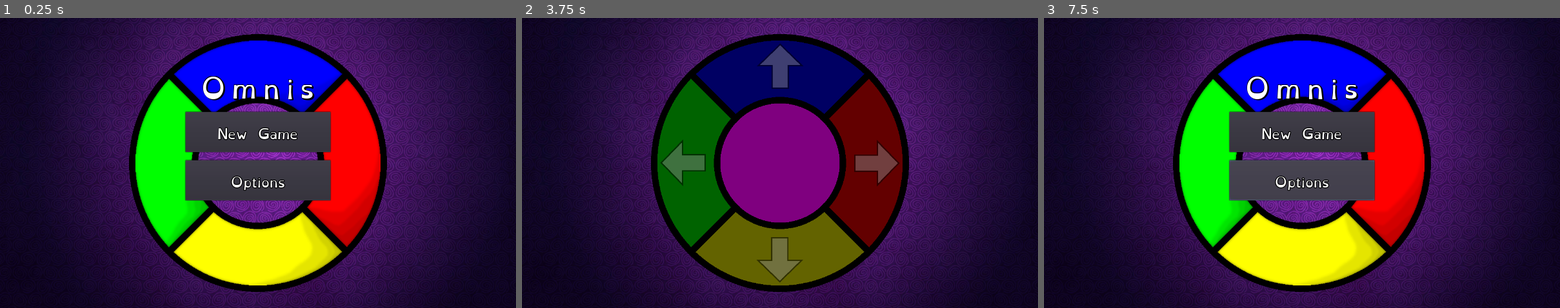
Above: before the commit, frames 1-3 (left to right).
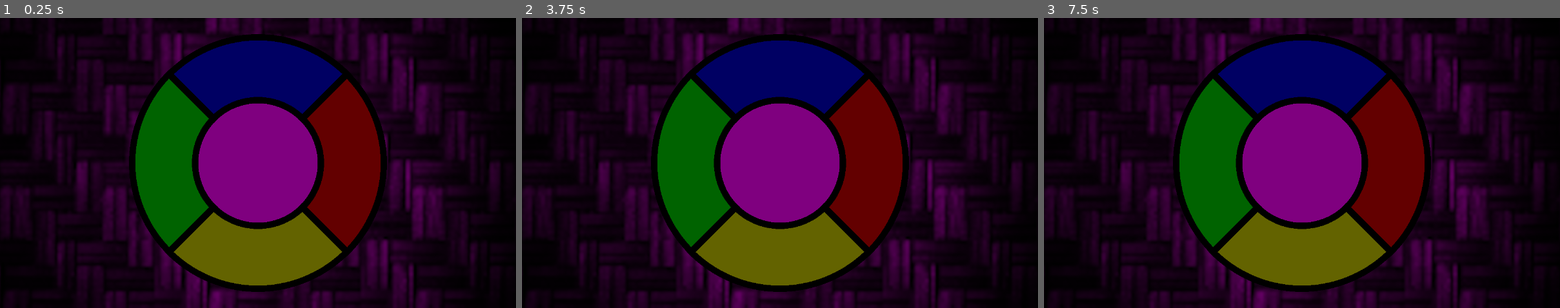
Above: after the commit, the same moments.

Repository: n-c0de-r/Omnis
Game: Godot game, scene res://scenes/InputScreen.tscn
Same seed, same stepped clock (60 frames per second), same inputs: the game is played once before the commit and once after it. Before the commit the project starts from res://scenes/TitleScreen.tscn.
Inputs (mouse positions are in pixels of both pictures, inside the frame that each line leads up to):
- Up to frame 1 (0.25 s): no input
- Up to frame 2 (3.75 s): click (780, 78) at 0.52 s; click (862, 163) at 1.27 s; click (780, 247) at 2.02 s; click (697, 163) at 2.77 s; click (780, 131) at 3.5 s, where only the run before the commit has a clickable "New Game"
- Up to frame 3 (7.5 s): click (1302, 78) at 4.25 s; click (1302, 131) at 5 s, where only the run before the commit has a clickable "New Game"; click (1384, 163) at 5.75 s; click (1302, 247) at 6.5 s; click (1302, 163) at 7.27 s

The runs differ from the first frame. In frame 1, 81% of the frame differs, in the area x 0-100%, y 0-100%; in frame 2, 53%; in frame 3, 81%.

Commit message:
First settings & Cleanup, assets change
Some code changes and reduction, but also added some basic settings choice via the same scene. All inputs should be possible via the same color button wheel.

Diff:
--- a/Global.gd
+++ b/Global.gd
@@ -1,20 +1,33 @@
 extends Node
 
 # Possible choices
-enum challanges {ROTATE, MIRROR, DOUBLE, BLIND}
+enum challanges {ROTATE, MIRROR, DOUBLE, CURVED}
 enum cues {COLOR, AUDIO, SYMBOL, SHAKE}
 enum modes {NORMAL, REVERSE, FLIP, CHAOS}
 enum sounds {INSTUMENT, SOUNDS, VOICE, ANIMAL}
+enum symbols {NONE, ARROWS, SHAPES, ANIMAL}
 
-# gaming options
+# First time running the game?
+var first_run: bool = true
+
+# gaming options and presets to start with
 var challenge: Array = [] # none
-var cue: Array = [0, 1] # color & audio preset
-var mode: int = 0 # normal oreset
+var cue: Array = [0, 1] # color & audio
+var mode: int = 0 # normal
 var sound: int = 0 # start with instruments
+var symbol: int = 0 # start without symbols
+
 # accessibility options
 var speech: bool = true
 var subtitle: bool = true
+
 # volume options
 var min_vol: int = 0
 var max_vol: int = 100
 var volume: int = 50 # range 0-100
+
+func _ready():
+	if Settings.first_run:
+		get_tree().change_scene("res://scenes/InputScreen.tscn")
+	else:
+		get_tree().change_scene("res://scenes/TitleScreen.tscn")
--- /dev/null
+++ b/Preload.tscn
@@ -0,0 +1,3 @@
+[gd_scene format=2]
+
+[node name="Preload" type="Node2D"]
--- a/assets/OpenDyslexia_32.tres
+++ b/assets/etc/OpenDyslexia_32.tres
@@ -1,9 +1,10 @@
 [gd_resource type="DynamicFont" load_steps=2 format=2]
 
-[ext_resource path="res://assets/OpenDyslexic3-Regular.ttf" type="DynamicFontData" id=1]
+[sub_resource type="DynamicFontData" id=1]
+font_path = "res://assets/etc/OpenDyslexic3-Regular.ttf"
 
 [resource]
 size = 32
 outline_size = 2
 outline_color = Color( 0, 0, 0, 1 )
-font_data = ExtResource( 1 )
+font_data = SubResource( 1 )
--- a/assets/OpenDyslexia_64.tres
+++ b/assets/etc/OpenDyslexia_64.tres
@@ -1,6 +1,6 @@
 [gd_resource type="DynamicFont" load_steps=2 format=2]
 
-[ext_resource path="res://assets/OpenDyslexic3-Regular.ttf" type="DynamicFontData" id=1]
+[ext_resource path="res://assets/etc/OpenDyslexic3-Regular.ttf" type="DynamicFontData" id=1]
 
 [resource]
 resource_local_to_scene = true
--- a/project.godot
+++ b/project.godot
@@ -11,7 +11,7 @@
 [application]
 
 config/name="Omnis"
-run/main_scene="res://scenes/TitleScreen.tscn"
+run/main_scene="res://scenes/InputScreen.tscn"
 boot_splash/image="res://assets/gfx/Splash.png"
 config/icon="res://icon.png"
 
--- a/scenes/Game/ButtonRing.tscn
+++ /dev/null
@@ -1,27 +0,0 @@
-[gd_scene load_steps=6 format=2]
-
-[ext_resource path="res://scenes/Game/TxtBtn_RED.tscn" type="PackedScene" id=1]
-[ext_resource path="res://scenes/Game/TxtBtn_YELLOW.tscn" type="PackedScene" id=2]
-[ext_resource path="res://scenes/Game/TxtBtn_GREEN.tscn" type="PackedScene" id=3]
-[ext_resource path="res://scenes/Game/TxtBtn_BLUE.tscn" type="PackedScene" id=4]
-[ext_resource path="res://scripts/ButtonRing.gd" type="Script" id=5]
-
-[node name="ButtonRing" type="Control"]
-margin_right = 1280.0
-margin_bottom = 720.0
-grow_horizontal = 2
-grow_vertical = 2
-rect_pivot_offset = Vector2( 640, 360 )
-script = ExtResource( 5 )
-
-[node name="TxtBtn_BLUE" parent="." instance=ExtResource( 4 )]
-mouse_filter = 1
-
-[node name="TxtBtn_RED" parent="." instance=ExtResource( 1 )]
-mouse_filter = 1
-
-[node name="TxtBtn_YELLOW" parent="." instance=ExtResource( 2 )]
-mouse_filter = 1
-
-[node name="TxtBtn_GREEN" parent="." instance=ExtResource( 3 )]
-mouse_filter = 1
--- a/scenes/Game/GameScreen.tscn
+++ b/scenes/InputScreen.tscn
@@ -1,23 +1,21 @@
-[gd_scene load_steps=5 format=2]
+[gd_scene load_steps=4 format=2]
 
-[ext_resource path="res://scripts/GameScreen.gd" type="Script" id=1]
-[ext_resource path="res://scenes/Game/ButtonRing.tscn" type="PackedScene" id=2]
+[ext_resource path="res://scenes/UI/ButtonRing.tscn" type="PackedScene" id=1]
 [ext_resource path="res://assets/gfx/Background.png" type="Texture" id=3]
-[ext_resource path="res://assets/gfx/ButtonMiddle.png" type="Texture" id=6]
+[ext_resource path="res://assets/gfx/ButtonMiddle.png" type="Texture" id=4]
 
-[node name="GameScreen" type="Control"]
+[node name="InputScreen" type="Control"]
 anchor_right = 1.0
 anchor_bottom = 1.0
-script = ExtResource( 1 )
 
 [node name="TxtRct_Back" type="TextureRect" parent="."]
 anchor_left = 0.5
 anchor_top = 0.5
 anchor_right = 0.5
 anchor_bottom = 0.5
-margin_left = -640.0
+margin_left = -800.0
 margin_top = -360.0
-margin_right = 640.0
+margin_right = 800.0
 margin_bottom = 360.0
 texture = ExtResource( 3 )
 
@@ -31,11 +29,24 @@
 margin_top = -164.0
 margin_right = 164.0
 margin_bottom = 164.0
-texture_normal = ExtResource( 6 )
+texture_normal = ExtResource( 4 )
 
-[node name="ButtonRing" parent="." instance=ExtResource( 2 )]
+[node name="ButtonRing" parent="." instance=ExtResource( 1 )]
 
 [node name="Timer" type="Timer" parent="."]
 one_shot = true
 
+[node name="TxtRct_Foreground" type="TextureRect" parent="."]
+visible = false
+modulate = Color( 1, 1, 1, 0 )
+anchor_left = 0.5
+anchor_top = 0.5
+anchor_right = 0.5
+anchor_bottom = 0.5
+margin_left = -800.0
+margin_top = -360.0
+margin_right = 800.0
+margin_bottom = 360.0
+texture = ExtResource( 3 )
+
 [connection signal="timeout" from="Timer" to="." method="_on_Timer_timeout"]
--- a/scenes/TitleScreen.tscn
+++ b/scenes/TitleScreen.tscn
@@ -1,7 +1,7 @@
 [gd_scene load_steps=6 format=2]
 
 [ext_resource path="res://scripts/TitleScreen.gd" type="Script" id=1]
-[ext_resource path="res://assets/OpenDyslexia_64.tres" type="DynamicFont" id=2]
+[ext_resource path="res://assets/etc/OpenDyslexia_64.tres" type="DynamicFont" id=2]
 [ext_resource path="res://scenes/UI/NewGameButton.tscn" type="PackedScene" id=3]
 [ext_resource path="res://scenes/UI/OptionsButton.tscn" type="PackedScene" id=4]
 [ext_resource path="res://assets/gfx/Background.png" type="Texture" id=5]
@@ -16,9 +16,9 @@
 anchor_top = 0.5
 anchor_right = 0.5
 anchor_bottom = 0.5
-margin_left = -640.0
+margin_left = -800.0
 margin_top = -360.0
-margin_right = 640.0
+margin_right = 800.0
 margin_bottom = 360.0
 texture = ExtResource( 5 )
 
--- /dev/null
+++ b/scenes/UI/ButtonRing.tscn
@@ -0,0 +1,27 @@
+[gd_scene load_steps=6 format=2]
+
+[ext_resource path="res://scripts/ButtonRing.gd" type="Script" id=1]
+[ext_resource path="res://scenes/UI/TxtBtn_RED.tscn" type="PackedScene" id=2]
+[ext_resource path="res://scenes/UI/TxtBtn_GREEN.tscn" type="PackedScene" id=3]
+[ext_resource path="res://scenes/UI/TxtBtn_YELLOW.tscn" type="PackedScene" id=4]
+[ext_resource path="res://scenes/UI/TxtBtn_BLUE.tscn" type="PackedScene" id=5]
+
+[node name="ButtonRing" type="Control"]
+margin_right = 1280.0
+margin_bottom = 720.0
+grow_horizontal = 2
+grow_vertical = 2
+rect_pivot_offset = Vector2( 640, 360 )
+script = ExtResource( 1 )
+
+[node name="TxtBtn_BLUE" parent="." instance=ExtResource( 5 )]
+mouse_filter = 1
+
+[node name="TxtBtn_RED" parent="." instance=ExtResource( 2 )]
+mouse_filter = 1
+
+[node name="TxtBtn_YELLOW" parent="." instance=ExtResource( 4 )]
+mouse_filter = 1
+
+[node name="TxtBtn_GREEN" parent="." instance=ExtResource( 3 )]
+mouse_filter = 1
--- a/scenes/Game/ColorButton.tscn
+++ b/scenes/UI/ColorButton.tscn
@@ -9,6 +9,10 @@
 [ext_resource path="res://assets/gfx/ShapeStar.png" type="Texture" id=7]
 [ext_resource path="res://assets/gfx/ShapeTriangle.png" type="Texture" id=8]
 [ext_resource path="res://assets/gfx/ShapeDiamond.png" type="Texture" id=9]
+[ext_resource path="res://assets/gfx/AccessSubON.png" type="Texture" id=10]
+[ext_resource path="res://assets/gfx/AccessSubsOFF.png" type="Texture" id=11]
+[ext_resource path="res://assets/gfx/AccessSpeechON.png" type="Texture" id=12]
+[ext_resource path="res://assets/gfx/AccessSpeechOFF.png" type="Texture" id=13]
 
 [node name="TxtBtn_Color" type="TextureButton"]
 anchor_left = 0.5
@@ -44,6 +48,7 @@
 input_pass_on_modal_close_click = false
 
 [node name="TxtRct_Arrow" type="TextureRect" parent="AspCont_Symbols"]
+visible = false
 margin_right = 150.0
 margin_bottom = 150.0
 texture = ExtResource( 5 )
@@ -72,6 +77,30 @@
 margin_bottom = 150.0
 texture = ExtResource( 8 )
 
+[node name="TxtRct_SubsON" type="TextureRect" parent="AspCont_Symbols"]
+visible = false
+margin_right = 150.0
+margin_bottom = 150.0
+texture = ExtResource( 10 )
+
+[node name="TxtRct_SubsOFF" type="TextureRect" parent="AspCont_Symbols"]
+visible = false
+margin_right = 150.0
+margin_bottom = 150.0
+texture = ExtResource( 11 )
+
+[node name="TxtRct_SpeechON" type="TextureRect" parent="AspCont_Symbols"]
+visible = false
+margin_right = 150.0
+margin_bottom = 150.0
+texture = ExtResource( 12 )
+
+[node name="TxtRct_SpeechOFF" type="TextureRect" parent="AspCont_Symbols"]
+visible = false
+margin_right = 150.0
+margin_bottom = 150.0
+texture = ExtResource( 13 )
+
 [node name="Timer" type="Timer" parent="."]
 one_shot = true
 
--- a/scenes/UI/MenuButton.tscn
+++ b/scenes/UI/MenuButton.tscn
@@ -1,6 +1,6 @@
 [gd_scene load_steps=2 format=2]
 
-[ext_resource path="res://assets/OpenDyslexia_32.tres" type="DynamicFont" id=1]
+[ext_resource path="res://assets/etc/OpenDyslexia_32.tres" type="DynamicFont" id=1]
 
 [node name="MenuButton" type="Button"]
 margin_right = 944.0
--- a/scenes/Game/TxtBtn_BLUE.tscn
+++ b/scenes/UI/TxtBtn_BLUE.tscn
@@ -1,6 +1,6 @@
 [gd_scene load_steps=2 format=2]
 
-[ext_resource path="res://scenes/Game/ColorButton.tscn" type="PackedScene" id=1]
+[ext_resource path="res://scenes/UI/ColorButton.tscn" type="PackedScene" id=1]
 
 [node name="TxtBtn_BLUE" instance=ExtResource( 1 )]
 self_modulate = Color( 0, 0, 1, 1 )
--- a/scenes/Game/TxtBtn_GREEN.tscn
+++ b/scenes/UI/TxtBtn_GREEN.tscn
@@ -1,6 +1,6 @@
 [gd_scene load_steps=2 format=2]
 
-[ext_resource path="res://scenes/Game/ColorButton.tscn" type="PackedScene" id=1]
+[ext_resource path="res://scenes/UI/ColorButton.tscn" type="PackedScene" id=1]
 
 [node name="TxtBtn_GREEN" instance=ExtResource( 1 )]
 self_modulate = Color( 0, 1, 0, 1 )
--- a/scenes/Game/TxtBtn_RED.tscn
+++ b/scenes/UI/TxtBtn_RED.tscn
@@ -1,6 +1,6 @@
 [gd_scene load_steps=2 format=2]
 
-[ext_resource path="res://scenes/Game/ColorButton.tscn" type="PackedScene" id=1]
+[ext_resource path="res://scenes/UI/ColorButton.tscn" type="PackedScene" id=1]
 
 [node name="TxtBtn_RED" instance=ExtResource( 1 )]
 self_modulate = Color( 1, 0, 0, 1 )
--- a/scenes/Game/TxtBtn_YELLOW.tscn
+++ b/scenes/UI/TxtBtn_YELLOW.tscn
@@ -1,6 +1,6 @@
 [gd_scene load_steps=2 format=2]
 
-[ext_resource path="res://scenes/Game/ColorButton.tscn" type="PackedScene" id=1]
+[ext_resource path="res://scenes/UI/ColorButton.tscn" type="PackedScene" id=1]
 
 [node name="TxtBtn_YELLOW" instance=ExtResource( 1 )]
 self_modulate = Color( 1, 1, 0, 1 )
--- /dev/null
+++ b/scripts/AccessScreen.gd
@@ -0,0 +1,68 @@
+extends Control
+
+var buttons: Array
+var speech: bool = Settings.speech
+var subtitle: bool = Settings.subtitle
+
+# Called when the node enters the scene tree for the first time.
+func _ready():
+	var buttons: Array = $ButtonRing.get_children()
+	# Connect signals & set buttons to toggle mode
+	for btn in buttons:
+		var name = str(btn.name.to_lower().split("_")[1])
+		btn.connect("button_up", self, "_on_" + name + "_button_up")
+		btn.set_toggle_mode(true)
+
+	# Setup the symbols
+	for i in range(0,4):
+		var asp: AspectRatioContainer = buttons[i].get_child(0)
+		if i == 0:
+			asp.get_node("./TxtRct_SubsOFF").visible = true
+		if i == 1:
+			asp.get_node("./TxtRct_SpeechON").visible = true
+		if i == 2:
+			asp.get_node("./TxtRct_SubsON").visible = true
+		if i == 3:
+			asp.get_node("./TxtRct_SpeechOFF").visible = true
+
+
+# Called every frame. 'delta' is the elapsed time since the previous frame.
+func _process(_delta):
+	checkInput()
+
+
+# Update buttons according to settings
+func update():
+	speech = Settings.speech
+	subtitle = Settings.subtitle
+
+	$ButtonRing.blue.set_pressed_no_signal(!subtitle)
+	$ButtonRing.red.set_pressed_no_signal(speech)
+	$ButtonRing.yellow.set_pressed_no_signal(subtitle)
+	$ButtonRing.green.set_pressed_no_signal(!speech)
+
+
+# Checks user Input
+func checkInput():
+	# Sets global settings
+	if Input.is_action_just_pressed("ui_up") && subtitle:
+		Settings.subtitle = false
+	elif Input.is_action_just_pressed("ui_down") && !subtitle:
+		Settings.subtitle = true
+	elif Input.is_action_just_pressed("ui_right") && !speech:
+		Settings.speech = true
+	elif Input.is_action_just_pressed("ui_left") && speech:
+		Settings.speech = false
+	# Update screen
+	update()
+
+
+# Signal callbacks for mouse input, it's a mess...
+func _on_blue_button_up():
+	Input.action_press("ui_up")
+func _on_red_button_up():
+	Input.action_press("ui_right")
+func _on_yellow_button_up():
+	Input.action_press("ui_down")
+func _on_green_button_up():
+	Input.action_press("ui_left")
--- a/scripts/ColorButton.gd
+++ b/scripts/ColorButton.gd
@@ -2,18 +2,27 @@
 
 var fullColor: Color = Color(1.0,1.0,1.0,1.0)
 var halfColor: Color = Color(0.5,0.5,0.5,0.5)
+onready var symbols: AspectRatioContainer = $AspCont_Symbols
 
 # change visibility of symbols on presses
 func _process(_delta):
-	if self.pressed:
-		$AspCont_Symbols.modulate = fullColor
+	if self.pressed and showAnimation():
+		symbols.modulate = fullColor
 	else:
-		$AspCont_Symbols.modulate = halfColor
+		symbols.modulate = halfColor
+
+# Check is animation should be played at all
+func showAnimation():
+	return Settings.cues.COLOR in Settings.cue
 
 # Sets the texture button to pressed
 func simulatePress():
-	self.set_toggle_mode(true)
-	self.set_pressed_no_signal(true)
+	# Show button press only if it's not blind mode,
+	# but keep the delay and audio and other cues
+	if showAnimation():
+		self.set_toggle_mode(true)
+		self.set_pressed_no_signal(true)
+
 	return self
 
 # Sets the texture button to released
--- a/scripts/GameScreen.gd
+++ b/scripts/GameScreen.gd
@@ -35,16 +35,13 @@
 			playDirection *= (randi()%2) * 2 - 1 #random
 		getNextColor()
 
-#	if Input.is_action_just_pressed("ui_accept"):
-#		resetGame() # not fully implemented yet
 
-
-# Sets up the buttons' signal connections, messy solution
+# Sets up the buttons' signal connections
 func initialize():
-	$ButtonRing.blue.connect("button_up", self, "_on_blue_button_up")
-	$ButtonRing.red.connect("button_up", self, "_on_red_button_up")
-	$ButtonRing.yellow.connect("button_up", self, "_on_yellow_button_up")
-	$ButtonRing.green.connect("button_up", self, "_on_green_button_up")
+	var buttons: Array = $ButtonRing.get_children()
+	for btn in buttons:
+		var name = str(btn.name.to_lower().split("_")[1])
+		btn.connect("button_up", self, "_on_" + name + "_button_up")
 
 
 # Custom functions in alphabetical order
@@ -60,6 +57,9 @@
 		$ButtonRing.red.simulatePress()
 	elif Input.is_action_just_pressed("ui_left"):
 		$ButtonRing.green.simulatePress()
+
+#	if Input.is_action_just_pressed("ui_accept"):
+#		resetGame() # not fully implemented yet
 
 	#TODO: This is messy too, keyboard releases
 	if Input.is_action_just_released("ui_up"):
@@ -90,11 +90,10 @@
 
 # Generates a new color to guess
 func getNextColor():
+	randomize()
 	var next: TextureButton
 	var buttons: Array = $ButtonRing.get_children()
 	var color: int = randi() % buttons.size()
-
-	randomize()
 	next = buttons[color]
 	buttonList.append(next)
 	isPlayerTurn = true
--- a/scripts/TitleScreen.gd
+++ b/scripts/TitleScreen.gd
@@ -10,4 +10,4 @@
 #	pass
 
 func _on_Btn_NewGame_pressed():
-	get_tree().change_scene("res://scenes/Game/GameScreen.tscn")
+	get_tree().change_scene("res://scenes/InputScreen.tscn")
Renamed: assets/OpenDyslexic3-Regular.ttf -> assets/etc/OpenDyslexic3-Regular.ttf
Binary file added: assets/gfx/AccessSpeechOFF.png
Not shown, added: assets/gfx/AccessSpeechOFF.png.import
Binary file added: assets/gfx/AccessSpeechON.png
Not shown, added: assets/gfx/AccessSpeechON.png.import
Binary file added: assets/gfx/AccessSubON.png
Not shown, added: assets/gfx/AccessSubON.png.import
Binary file added: assets/gfx/AccessSubsOFF.png
Not shown, added: assets/gfx/AccessSubsOFF.png.import
Binary file changed: assets/gfx/Background.png
Binary file changed: assets/gfx/Splash.png
Not shown: 1 places in scenes/UI/ColorButton.tscn that only renumber resources
